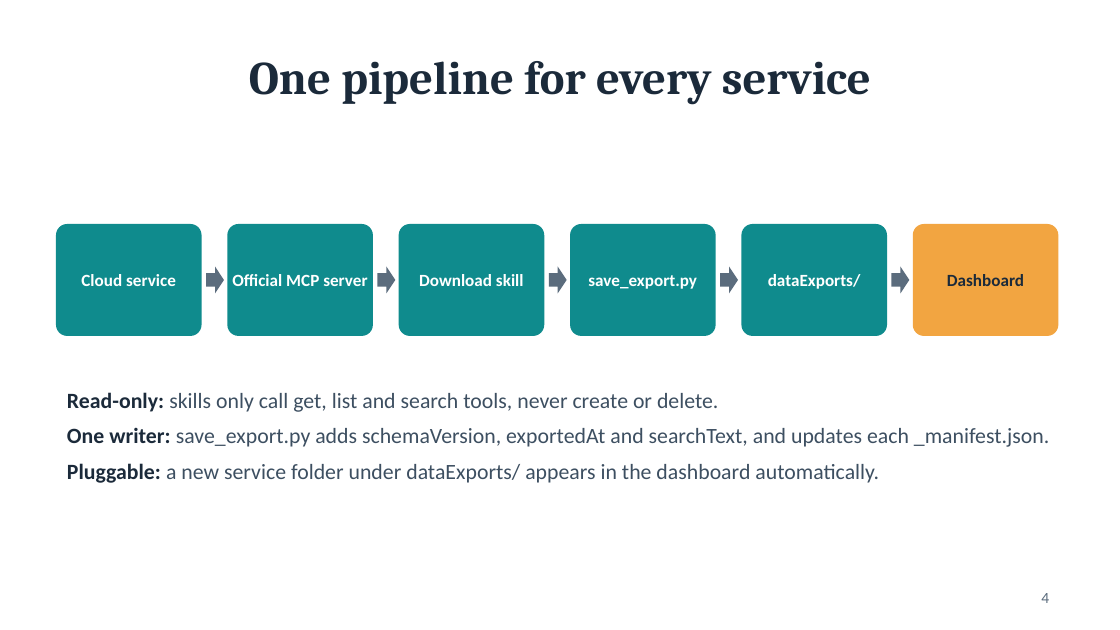
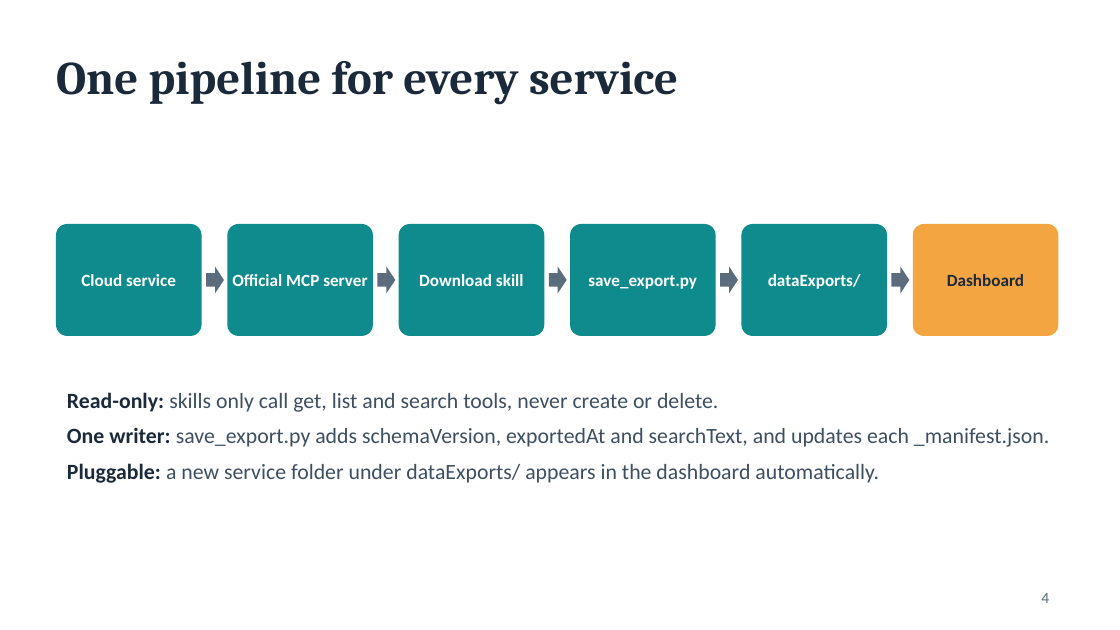
Before and after one commit to nyohayon-jpg/hw-services-dashboard, a slide deck: slide 4 of presentation/services-dashboard.pptx. Drawn at 1120x630 pixels with LibreOffice and Linux fonts; fonts in the diff are those of the drawing. Boxes give left, top, right and bottom in pixels: in the first picture for what was removed or moved away, otherwise in the second. Text is boxed around its words. In the diff, an @@ line names an element or a change of style, - is before the commit and + after.

```diff
--- a/presentation/services-dashboard.pptx
+++ b/presentation/services-dashboard.pptx
@@ title "One pipeline for every service" at (x1=56, y1=61, x2=678, y2=104): alignment centre to left @@
```
Also in this commit, not shown: 6 other slides changed, 1 slide added, 1 slide removed.
